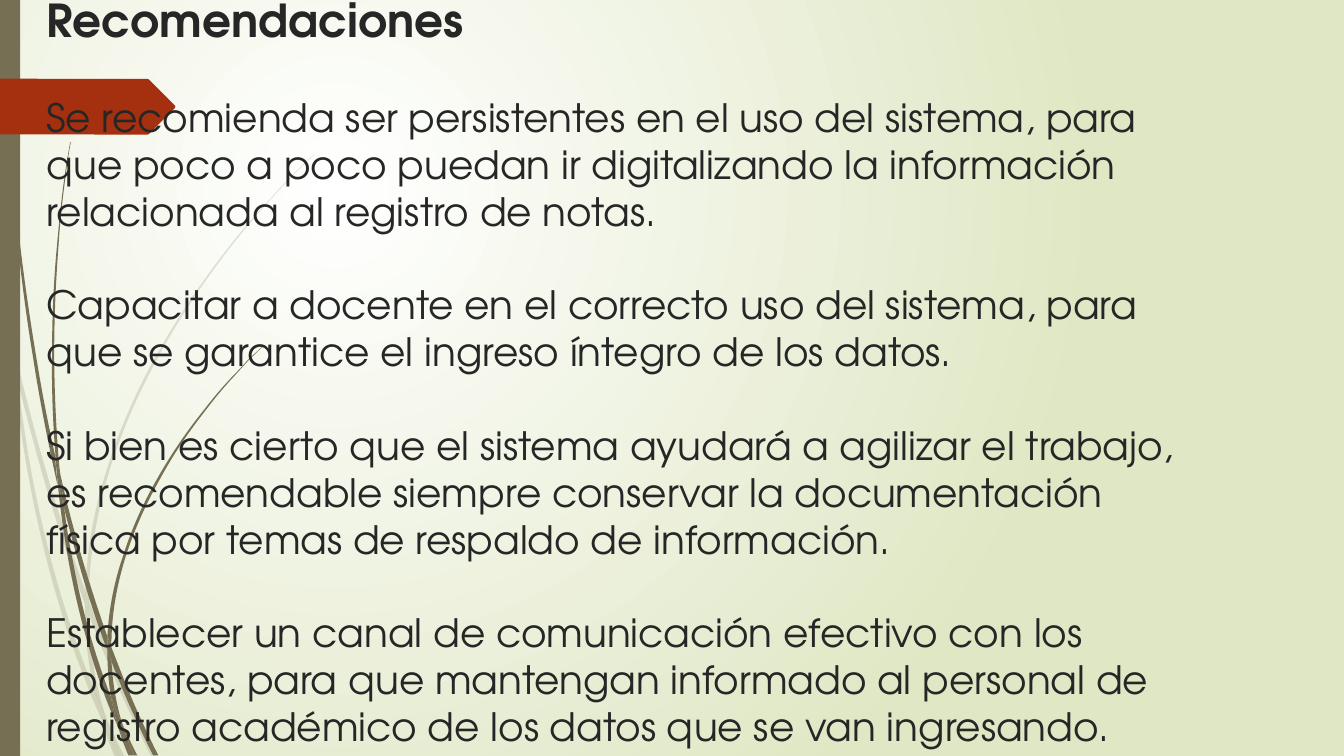
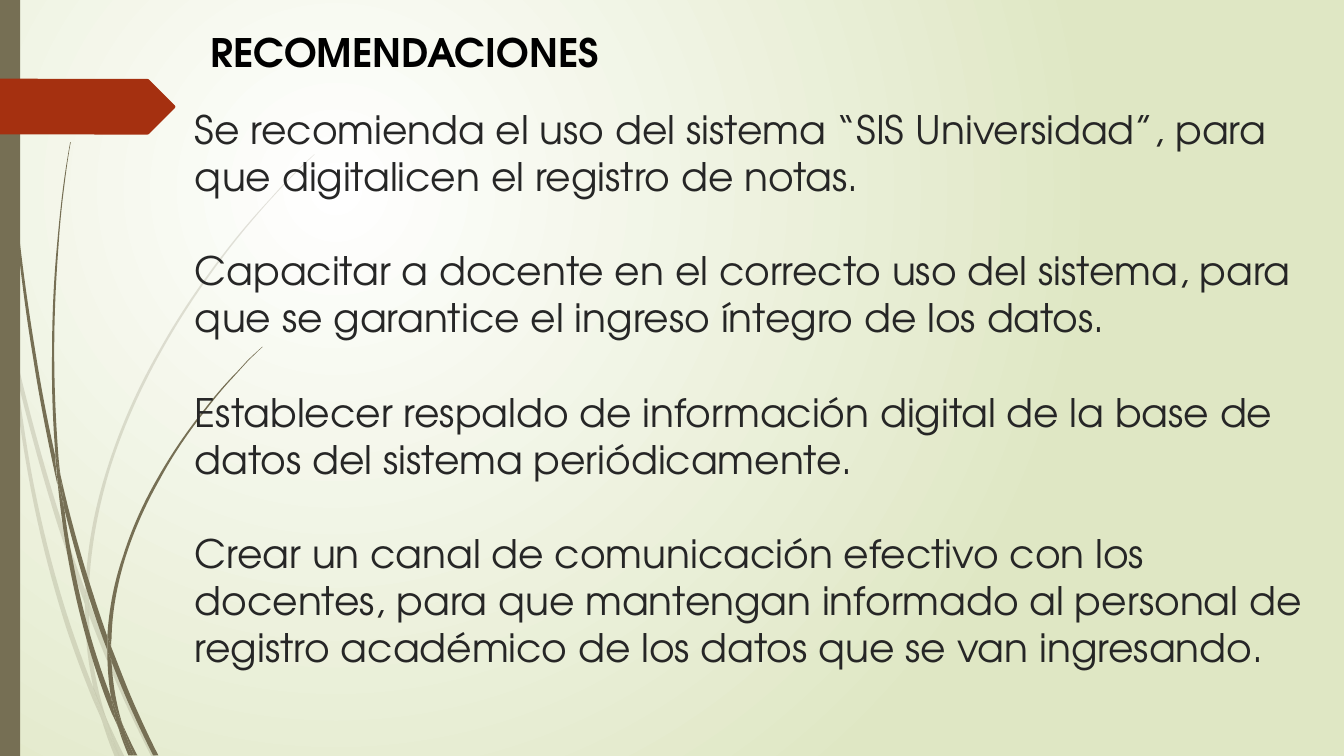
Before and after one commit to francha23/sistema-de-notas, a slide deck: slide 13 of Presentacion/El principio de la sabiduría es el temor.pptx (slide 45 before the commit). Drawn at 1344x756 pixels with LibreOffice and Linux fonts; fonts in the diff are those of the drawing. Boxes give left, top, right and bottom in pixels: in the first picture for what was removed or moved away, otherwise in the second. Text is boxed around its words. In the diff, an @@ line names an element or a change of style, - is before the commit and + after.

```diff
--- a/Presentacion/El principio de la sabiduría es el temor.pptx
+++ b/Presentacion/El principio de la sabiduría es el temor.pptx
@@ text added at [210, 37, 599, 68], 28 pt, text #000000, bold @@
+RECOMENDACIONES
@@ title at [195, 114, 1301, 671]: text changed; size 27.9 to 28 pt @@
-Recomendaciones
-Se recomienda ser persistentes en el uso del sistema, para que poco a poco puedan ir digitalizando la información relacionada al registro de notas.
-Capacitar a docente en el correcto uso del sistema, para que se garantice el ingreso íntegro de los datos.
-Si bien es cierto que el sistema ayudará a agilizar el trabajo, es recomendable siempre conservar la documentación física por temas de respaldo de información.
-Establecer un canal de comunicación efectivo con los docentes, para que mantengan informado al personal de registro académico de los datos que se van ingresando.
+Se recomienda el uso del sistema “SIS Universidad”, para que digitalicen el registro de notas.
+Capacitar a docente en el correcto uso del sistema, para que se garantice el ingreso íntegro de los datos.
+Establecer respaldo de información digital de la base de datos del sistema periódicamente.
+Crear un canal de comunicación efectivo con los docentes, para que mantengan informado al personal de registro académico de los datos que se van ingresando.
```
Also in this commit, not shown: 9 other slides changed, 2 slides added, 41 slides removed.
